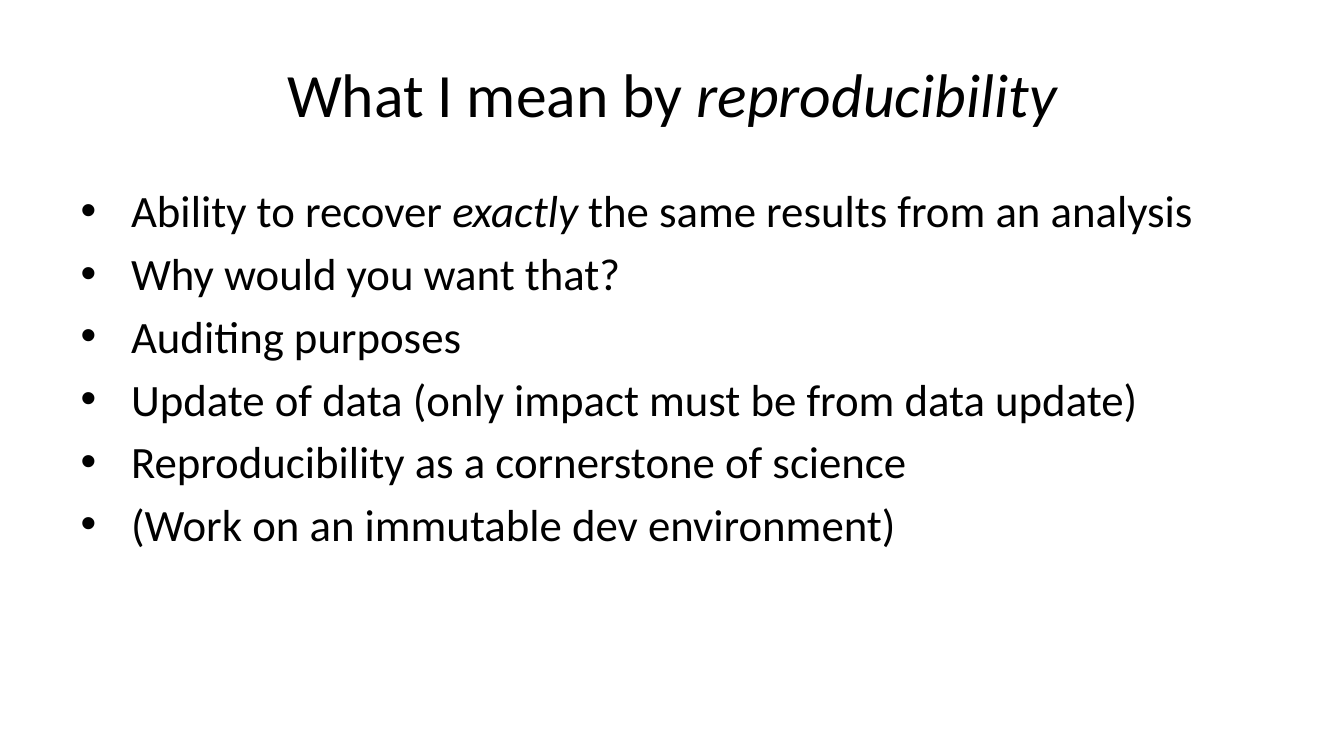
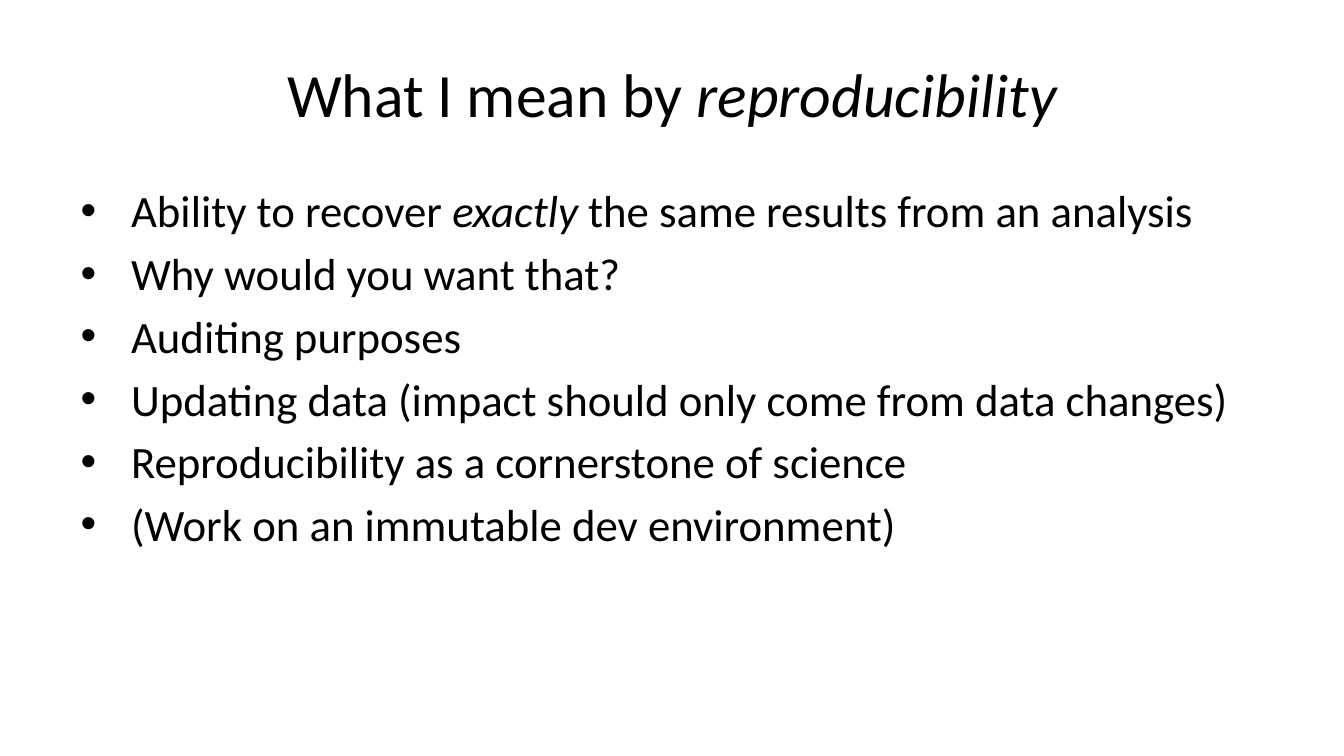
Before and after one commit to b-rodrigues/repro_basf, a slide deck: slide 4 of docs/index.pptx. Drawn at 1344x756 pixels with LibreOffice and Linux fonts; fonts in the diff are those of the drawing. Boxes give left, top, right and bottom in pixels: in the first picture for what was removed or moved away, otherwise in the second. Text is boxed around its words. In the diff, an @@ line names an element or a change of style, - is before the commit and + after.

```diff
--- a/docs/index.pptx
+++ b/docs/index.pptx
@@ text at (131, 383, 1227, 424): text changed @@
-• Update of data (only impact must be from data update)
+• Updating data (impact should only come from data changes)
```
Also in this commit, not shown: 13 other slides changed, 12 other files.
